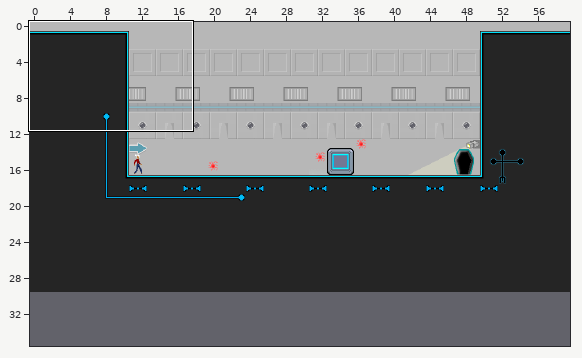
A Tiled map (JSON) gets an edit: res/map/NoobParadise_3.json. Above: a wide view before the commit, with the close-up outlined.
Close-up. Before the edit:
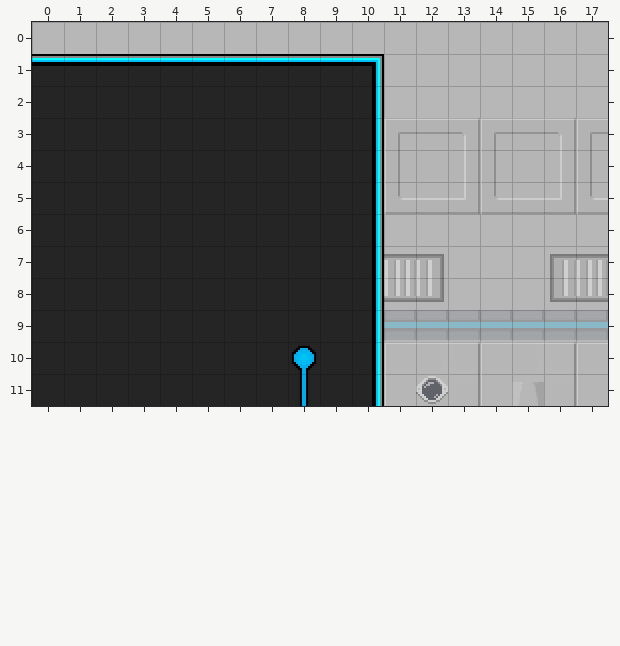
Cells are 16x16 px. Shown: x 0..17, y 0..11. The commit also changed other parts of the map, which this record leaves out. The old version is drawn lined up with the new one.
The result:
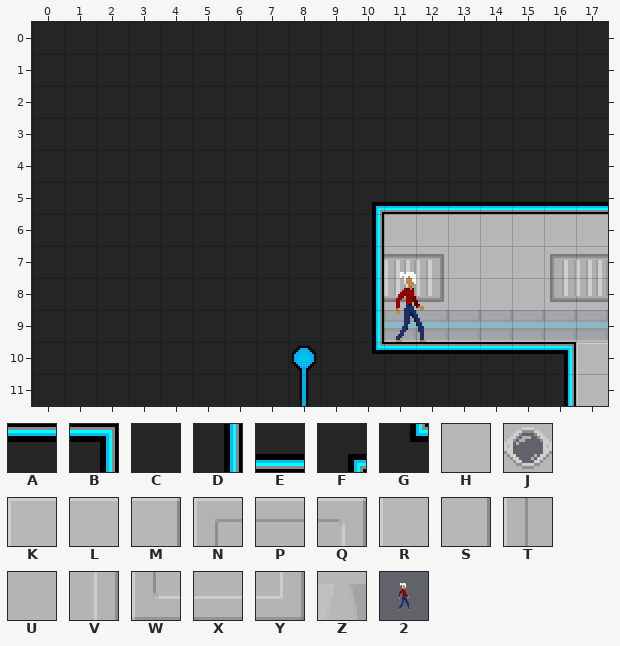
Key: from "main": A 1, B 2, C 8, D 27, E 51, F 75, G 100, H 232, J 339, K 375, L 376, M 377, N 384, P 385, Q 386, R 400, S 402, T 409, U 410, V 411, W 434, X 435, Y 436, Z 450; from "objects": 2 0.
_ is an empty cell.
Objects are placed by their top-left corner, in cells (3,4 is the top-left corner of cell 3,4); size is 1x1 cell unless given.
Change:
{"change": "map size 60x30 -> 60x36 cells"}
{"where": "layer \"Tile Layer 1\""}
{"y":0,"x":0,"old":"HHHHHHHHHHHHHHHHHH","new":"CCCCCCCCCCCCCCCCCC"}
{"y":1,"x":0,"old":"AAAAAAAAAABHHHHHHH","new":"CCCCCCCCCCCCCCCCCC"}
{"y":2,"x":10,"old":"DHHHHHHH","new":"CCCCCCCC"}
{"y":3,"x":10,"old":"DNPQNPQN","new":"CCCCCCCC"}
{"y":4,"x":10,"old":"DTUVTUVT","new":"CCCCCCCC"}
{"y":5,"x":10,"old":"DWXYWXYW","new":"FEEEEEEE"}
{"y":10,"x":10,"old":"DKLMKLM","new":"GAAAAAB"}
{"y":11,"x":10,"old":"DRJSRZS","new":"CCCCCCD"}
{"where": "layer \"Object Layer 1\""}
{"was": "outside this view", "now": "2 at 9.8,6.9 size 4x4"}
{"label":"changed","picture_box":[32,22,608,214]}
{"label":"changed","picture_box":[372,272,576,406]}
